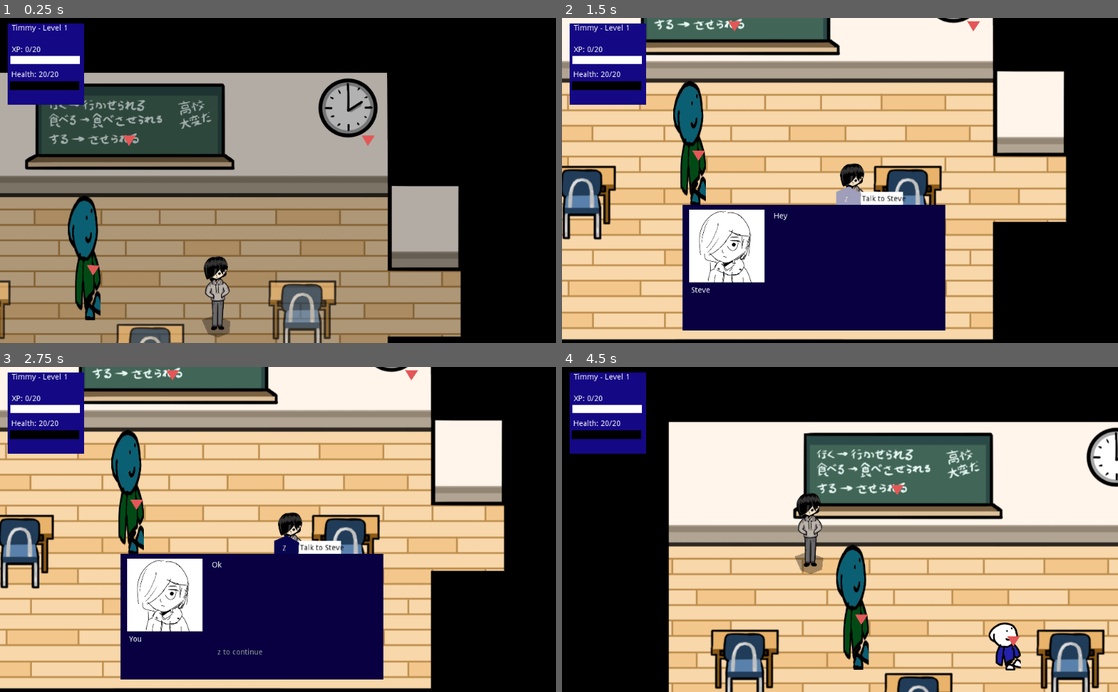
Above: before the commit, frames 1-4 (two rows, left to right).
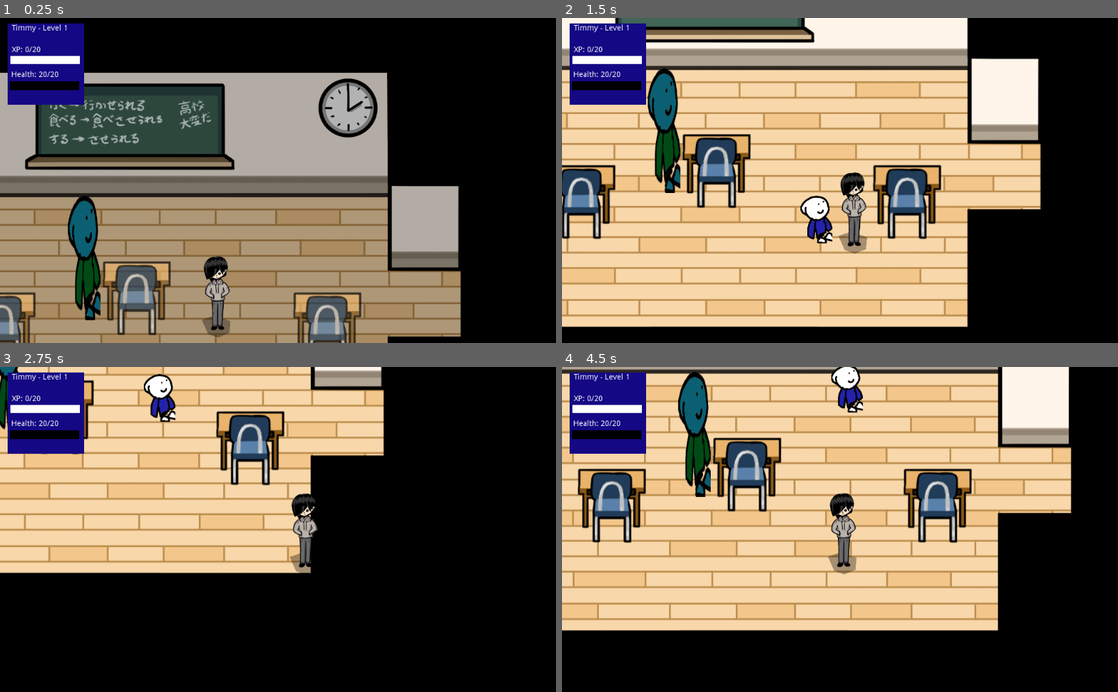
Above: after the commit, the same moments.

Repository: johnfn/ld49
Game: Godot game, scene res://Main.tscn
The game is run twice, just before and just after one commit, with the same random seed, the same clock (stepped at 60 frames per second) and the same inputs.
Inputs (mouse positions are in pixels of both pictures, inside the frame that each line leads up to):
- Up to frame 1 (0.25 s): no input
- Up to frame 2 (1.5 s): move the mouse to (962, 164) at 0.52 s; hold Right (ui_right) 0.53-1.28 s; tap Z (action) at 0.6, 1.35 s; move the mouse to (728, 196) at 1.27 s; hold Down (ui_down) from 1.28 s (still down)
- Up to frame 3 (2.75 s): move the mouse to (333, 458) at 2.02 s; release Down (ui_down) at 2.03 s; hold Right (ui_right) from 2.03 s (still down); tap X (angry) at 2.1 s; tap Z (action) at 2.3 s
- Up to frame 4 (4.5 s): move the mouse to (812, 594) at 2.77 s; release Right (ui_right) at 2.78 s; hold Up (ui_up) 2.78-3.53 s; tap Z (action) at 2.85, 3.6 s; move the mouse to (1006, 578) at 3.52 s; hold Left (ui_left) from 3.53 s (still down); move the mouse to (673, 480) at 4.27 s; tap X (angry) at 4.35 s

The runs differ from the first frame. In frame 1, 6.3% of the frame differs, in the area x 0-68%, y 36-100%; in frame 2, 58%; in frame 3, 71%; in frame 4, 82%, in the area x 0-100%, y 0-100%.

Commit message:
ysort everything

Diff:
--- a/BigHallway.tscn
+++ b/BigHallway.tscn
@@ -36,7 +36,7 @@
 [sub_resource type="RectangleShape2D" id=6]
 extents = Vector2( 120, 200 )
 
-[node name="BigHallway" type="Node2D"]
+[node name="BigHallway" type="YSort"]
 script = ExtResource( 2 )
 
 [node name="Collisions" type="Node2D" parent="."]
@@ -101,7 +101,7 @@
 [node name="Poster" parent="." instance=ExtResource( 3 )]
 position = Vector2( 740, 240 )
 
-[node name="RoomDimmer" type="Node2D" parent="."]
+[node name="RoomDimmer" type="YSort" parent="."]
 script = ExtResource( 6 )
 
 [node name="Graphics" type="Node2D" parent="RoomDimmer"]
--- a/BlueDesk.tscn
+++ b/BlueDesk.tscn
@@ -2,18 +2,18 @@
 
 [ext_resource path="res://art/overworld/desk1.png" type="Texture" id=1]
 
-[sub_resource type="RectangleShape2D" id=2]
-extents = Vector2( 80, 80 )
+[sub_resource type="RectangleShape2D" id=1]
+extents = Vector2( 80, 32.0768 )
 
 [node name="BlueDesk" type="Node2D"]
 
 [node name="StaticBody2D" type="StaticBody2D" parent="."]
-position = Vector2( 320, 680 )
+position = Vector2( 85.957, -17.8146 )
 
 [node name="CollisionShape2D" type="CollisionShape2D" parent="StaticBody2D"]
-position = Vector2( 0, 40 )
-shape = SubResource( 2 )
+position = Vector2( 1.77139, 65.1539 )
+shape = SubResource( 1 )
 
 [node name="Image" type="Sprite" parent="."]
-position = Vector2( 320, 680 )
+position = Vector2( 85.957, -17.8146 )
 texture = ExtResource( 1 )
--- a/Camera.gd
+++ b/Camera.gd
@@ -1,10 +1,8 @@
 extends Camera2D
-
-onready var player = $"/root/Main/Player"
 
 func _ready():
   pass
 
 func _process(delta):
-  position.x = player.position.x
-  position.y = player.position.y
+  position.x = G.player().position.x
+  position.y = G.player().position.y
--- a/FirstClassroom.tscn
+++ b/FirstClassroom.tscn
@@ -11,13 +11,13 @@
 [sub_resource type="RectangleShape2D" id=1]
 extents = Vector2( 560, 440 )
 
-[node name="Classroom" type="Node2D"]
+[node name="Classroom" type="YSort"]
 script = ExtResource( 6 )
 
-[node name="RoomDimmer" type="Node2D" parent="."]
+[node name="RoomDimmer" type="YSort" parent="."]
 script = ExtResource( 2 )
 
-[node name="Graphics" type="Node2D" parent="RoomDimmer"]
+[node name="Graphics" type="YSort" parent="RoomDimmer"]
 modulate = Color( 1, 1, 1, 0.5 )
 
 [node name="classroom" type="Sprite" parent="RoomDimmer/Graphics"]
@@ -25,12 +25,13 @@
 centered = false
 
 [node name="BlueDesk" parent="RoomDimmer/Graphics" instance=ExtResource( 3 )]
+position = Vector2( 280, 720 )
 
 [node name="BlueDesk2" parent="RoomDimmer/Graphics" instance=ExtResource( 3 )]
-position = Vector2( 600, 0 )
+position = Vector2( 880, 720 )
 
 [node name="RedDesk" parent="RoomDimmer/Graphics" instance=ExtResource( 4 )]
-position = Vector2( 440, -120 )
+position = Vector2( 520, 640 )
 
 [node name="Area2D" type="Area2D" parent="RoomDimmer"]
 visible = false
--- a/Globals.gd
+++ b/Globals.gd
@@ -40,7 +40,7 @@
   return $"/root/Main/Hud/Inventory"
 
 func player() -> Node2D:
-  var player: Node2D = $"/root/Main/Player"
+  var player: Node2D = $"/root/Main/GameObjects/Player"
 
   return player
 
--- a/Hallway.tscn
+++ b/Hallway.tscn
@@ -10,7 +10,7 @@
 [sub_resource type="RectangleShape2D" id=1]
 extents = Vector2( 480, 1140 )
 
-[node name="Hallway" type="Node2D"]
+[node name="Hallway" type="YSort"]
 script = ExtResource( 6 )
 
 [node name="Collisions" type="Node2D" parent="."]
--- a/InteractionMarker.gd
+++ b/InteractionMarker.gd
@@ -109,6 +109,7 @@
     return
 
   $Menu/AngryMenuItem.visible = can_get_angry()
+
   match state:
     State.Invisible:
       if is_player_inside:
@@ -161,7 +162,6 @@
     if animation.current_animation == "SlideInMenu" and not animation.is_playing():
       animation.play("MediumAngry")
 
-
 func _on_Area2D_body_entered(body):
   if body == player:
     is_player_inside = true
--- a/InteractionMarker.tscn
+++ b/InteractionMarker.tscn
@@ -1,23 +1,7 @@
-[gd_scene load_steps=7 format=2]
+[gd_scene load_steps=6 format=2]
 
 [ext_resource path="res://InteractionMarker.gd" type="Script" id=1]
 [ext_resource path="res://ChooseAngry.tres" type="Animation" id=2]
-
-[sub_resource type="Animation" id=1]
-resource_name = "Bobble"
-loop = true
-tracks/0/type = "value"
-tracks/0/path = NodePath("InteractionMarker:position")
-tracks/0/interp = 1
-tracks/0/loop_wrap = true
-tracks/0/imported = false
-tracks/0/enabled = true
-tracks/0/keys = {
-"times": PoolRealArray( 0, 0.5, 1 ),
-"transitions": PoolRealArray( 1, 1, 1 ),
-"update": 0,
-"values": [ Vector2( 3.935, -15 ), Vector2( 3.935, 15 ), Vector2( 3.935, -15 ) ]
-}
 
 [sub_resource type="Animation" id=2]
 resource_name = "MediumAngry"
@@ -144,13 +128,7 @@
 pause_mode = 2
 script = ExtResource( 1 )
 
-[node name="InteractionMarker" type="Polygon2D" parent="."]
-position = Vector2( 3.935, -15 )
-color = Color( 0.894118, 0.345098, 0.345098, 1 )
-polygon = PoolVector2Array( 6.38369, -14.966, 17.6696, 4.29263, 30.3016, -14.6553 )
-
 [node name="AnimationPlayer" type="AnimationPlayer" parent="."]
-anims/Bobble = SubResource( 1 )
 anims/ChooseAngry = ExtResource( 2 )
 anims/ChooseInteract = ExtResource( 2 )
 anims/MediumAngry = SubResource( 2 )
@@ -164,6 +142,7 @@
 shape = SubResource( 4 )
 
 [node name="Menu" type="Node2D" parent="."]
+visible = false
 z_index = 1
 
 [node name="AngryMenuItem" type="ColorRect" parent="Menu"]
@@ -227,7 +206,6 @@
 
 [node name="Polygon2D2" type="Polygon2D" parent="Menu/InteractMenuItem"]
 position = Vector2( -1, 40 )
-color = Color( 0.172549, 0.0823529, 0.690196, 1 )
 polygon = PoolVector2Array( -20.3607, -50.3659, 2.33401, -37.5285, 0.500107, -13.6876, -23.1116, 1.44223, -43.2847, -12.7706, -43.5139, -40.5086 )
 
 [node name="Label" type="Label" parent="Menu/InteractMenuItem"]
--- a/Main.tscn
+++ b/Main.tscn
@@ -14,34 +14,39 @@
 
 [node name="Main" type="Node2D"]
 
-[node name="Hallway" parent="." instance=ExtResource( 2 )]
+[node name="GameObjects" type="YSort" parent="."]
 
-[node name="Wastebin" parent="Hallway" instance=ExtResource( 4 )]
+[node name="Hallway" parent="GameObjects" instance=ExtResource( 2 )]
+
+[node name="Wastebin" parent="GameObjects/Hallway" instance=ExtResource( 4 )]
 position = Vector2( 585.898, 1301.76 )
 
-[node name="Steve" parent="Hallway" instance=ExtResource( 4 )]
+[node name="Steve" parent="GameObjects/Hallway" instance=ExtResource( 4 )]
 position = Vector2( 500, 1080 )
 
-[node name="Gteve" parent="Hallway" instance=ExtResource( 4 )]
+[node name="Gteve" parent="GameObjects/Hallway" instance=ExtResource( 4 )]
 position = Vector2( 557.04, 703.578 )
 
-[node name="BigHallway" parent="." instance=ExtResource( 12 )]
+[node name="BigHallway" parent="GameObjects" instance=ExtResource( 12 )]
 position = Vector2( 0, 2000 )
 
-[node name="FirstClassroom" parent="." instance=ExtResource( 6 )]
+[node name="FirstClassroom" parent="GameObjects" instance=ExtResource( 6 )]
 position = Vector2( -1200, 40 )
 
-[node name="CinematicTrigger" parent="FirstClassroom" instance=ExtResource( 7 )]
+[node name="CinematicTrigger" parent="GameObjects/FirstClassroom" instance=ExtResource( 7 )]
 position = Vector2( 485.044, 700.781 )
 
-[node name="MissTrunchbull" parent="FirstClassroom" instance=ExtResource( 4 )]
+[node name="MissTrunchbull" parent="GameObjects/FirstClassroom" instance=ExtResource( 4 )]
 position = Vector2( 500, 657.187 )
 enemy_type = 3
 
-[node name="StupidNpc" parent="FirstClassroom" instance=ExtResource( 4 )]
+[node name="StupidNpc" parent="GameObjects/FirstClassroom" instance=ExtResource( 4 )]
 position = Vector2( 780, 873.609 )
 
-[node name="OtherClassroom" parent="." instance=ExtResource( 11 )]
+[node name="OtherClassroom" parent="GameObjects" instance=ExtResource( 11 )]
+
+[node name="Player" parent="GameObjects" instance=ExtResource( 1 )]
+position = Vector2( -460, 700 )
 
 [node name="MainCamera" type="Camera2D" parent="."]
 current = true
@@ -56,9 +61,6 @@
 
 [node name="Cinematics" parent="." instance=ExtResource( 8 )]
 
-[node name="Player" parent="." instance=ExtResource( 1 )]
-position = Vector2( -460, 700 )
-
 [node name="BattleScene" parent="." instance=ExtResource( 10 )]
 
-[connection signal="on_trigger" from="FirstClassroom/CinematicTrigger" to="Cinematics" method="_on_CinematicTrigger_on_trigger"]
+[connection signal="on_trigger" from="GameObjects/FirstClassroom/CinematicTrigger" to="Cinematics" method="_on_CinematicTrigger_on_trigger"]
--- a/MissTrunchbull.tscn
+++ b/MissTrunchbull.tscn
@@ -10,6 +10,7 @@
 [node name="MissTrunchbull" type="StaticBody2D"]
 position = Vector2( 720, -80 )
 script = ExtResource( 2 )
+enemy_type = 3
 
 [node name="recyclingbin" type="Sprite" parent="."]
 position = Vector2( 19.8158, -28.6548 )
--- a/Npc.gd
+++ b/Npc.gd
@@ -88,6 +88,10 @@
 func _process(delta):
   if Engine.editor_hint:
     render_proper_sprite()
+  if $InteractionMarker.is_being_shown():
+    modulate = Color(2, 2, 2, 1)
+  else:
+    modulate = Color(1, 1, 1, 1)
 
 func _on_InteractionMarker_on_interact():
   Enemies.info()[enemy_type].dialog.call_func()
--- a/Npc.tscn
+++ b/Npc.tscn
@@ -15,6 +15,7 @@
 [node name="Graphics" type="Node2D" parent="."]
 
 [node name="Wastebasket" type="Sprite" parent="Graphics"]
+visible = false
 position = Vector2( 19.8158, -28.6548 )
 scale = Vector2( 0.585066, 0.585066 )
 texture = ExtResource( 5 )
@@ -25,21 +26,23 @@
 texture = ExtResource( 3 )
 
 [node name="Gteve" type="Sprite" parent="Graphics"]
+visible = false
 position = Vector2( 19.8158, -28.6548 )
 scale = Vector2( 0.585066, 0.585066 )
 texture = ExtResource( 4 )
 
 [node name="Miss Trunchbull" type="Sprite" parent="Graphics"]
+visible = false
 modulate = Color( 0.0470588, 0.376471, 0.454902, 1 )
 position = Vector2( 19.4298, -61.0792 )
 scale = Vector2( 0.600162, 1.53497 )
 texture = ExtResource( 4 )
 
 [node name="CollisionShape2D" type="CollisionShape2D" parent="."]
-position = Vector2( 20, 20 )
+position = Vector2( 25, 11 )
 shape = SubResource( 1 )
 
 [node name="InteractionMarker" parent="." instance=ExtResource( 2 )]
-position = Vector2( 13.7351, -17.9154 )
+position = Vector2( 13.7351, -18.1296 )
 
 [connection signal="on_interact" from="InteractionMarker" to="." method="_on_InteractionMarker_on_interact"]
--- a/OtherClassroom.tscn
+++ b/OtherClassroom.tscn
@@ -11,14 +11,14 @@
 [sub_resource type="RectangleShape2D" id=1]
 extents = Vector2( 560, 440 )
 
-[node name="OtherClassroom" type="Node2D"]
+[node name="OtherClassroom" type="YSort"]
 position = Vector2( -1200, 860 )
 script = ExtResource( 7 )
 
-[node name="RoomDimmer" type="Node2D" parent="."]
+[node name="RoomDimmer" type="YSort" parent="."]
 script = ExtResource( 3 )
 
-[node name="Graphics" type="Node2D" parent="RoomDimmer"]
+[node name="Graphics" type="YSort" parent="RoomDimmer"]
 modulate = Color( 1, 1, 1, 0.5 )
 
 [node name="classroom" type="Sprite" parent="RoomDimmer/Graphics"]
--- a/RedDesk.tscn
+++ b/RedDesk.tscn
@@ -2,19 +2,18 @@
 
 [ext_resource path="res://art/overworld/desk2.png" type="Texture" id=1]
 
-[sub_resource type="RectangleShape2D" id=2]
-extents = Vector2( 80, 80 )
+[sub_resource type="RectangleShape2D" id=1]
+extents = Vector2( 80, 40 )
 
 [node name="RedDesk" type="Node2D"]
-position = Vector2( 400, -120 )
 
 [node name="Image" type="Sprite" parent="."]
-position = Vector2( 200, 880 )
+position = Vector2( 95, 5 )
 texture = ExtResource( 1 )
 
 [node name="StaticBody2D" type="StaticBody2D" parent="."]
-position = Vector2( 200, 880 )
+position = Vector2( 95, 5 )
 
 [node name="CollisionShape2D" type="CollisionShape2D" parent="StaticBody2D"]
-position = Vector2( 0, 40 )
-shape = SubResource( 2 )
+position = Vector2( 0.676147, 63.7723 )
+shape = SubResource( 1 )
